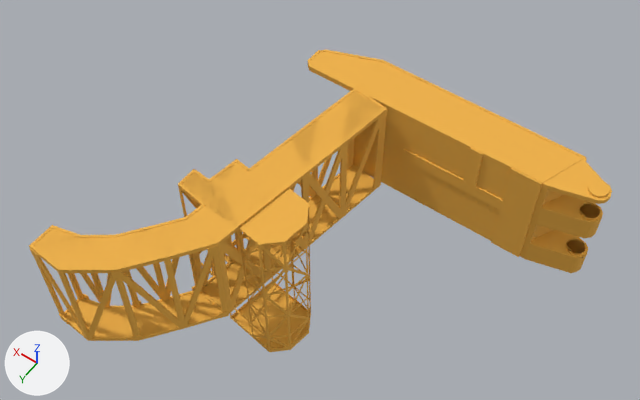
The FBX model Assets/ART/models/Cosmodrome/BigApproachStation/service right approach_00.FBX: old version first, new version second.
The view is the same before and after, from a 50 mm lens placed at (-2.0, 12.68, 15.8), pointed at (5.07, 2.78, 0.25). Every picture has the same lights, and +X, +Y and +Z are marked at lower left. Where no turn or scale is listed for an object, it has been applied to the vertices.

In view in the first picture: 'service right approach_00'.
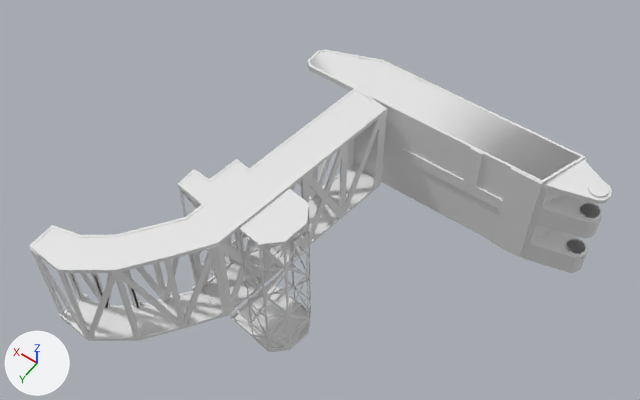
Location of each change, (x1, y1, x2, y2) in pixels of the pictures (640 x 400 px):
```json
{"object": "service right approach_00", "change": "recoloured", "before": [29, 50, 612, 352], "after": [29, 50, 612, 352], "on screen": "orange to white"}
{"part": 1, "of": "me_mesh", "change": "cut back", "before": [29, 64, 584, 271], "after": [33, 64, 584, 270]}
```

Scene script edits in JSON lines:
```json
{"op": "set", "path": "mat_service_right_approach_00.base_color", "old": "(0.875, 0.443, 0.0588)", "new": "(0.8, 0.8, 0.8)", "note": "orange #f0b245 -> white #e7e7e7"}
{"block": "me_mesh", "where": "# used by ob_service_right_approach_00; location = (0.0, 0.0, 0.0)"}
{"op": "remove", "block": "me_mesh", "code": "me_mesh.from_pydata(...)  # 2049 vertices, 2235 faces; spans x -0.28..8.48, y -0.67..7.9, z -2.96..1.51"}
{"op": "add", "block": "me_mesh", "code": "me_mesh.from_pydata(...)  # 1967 vertices, 2177 faces; spans x -0.28..8.48, y -0.67..7.9, z -2.96..1.51"}
{"block": "me_mesh", "change": "me_mesh part 1"}
{"block": "me_mesh", "change": "72 vertices are removed from x 0.59..8.48, y -0.67..7.9, z -1.23..1.5"}
{"block": "me_mesh", "change": "117 faces are deleted"}
{"block": "me_mesh", "change": "59 new faces join them"}
```
